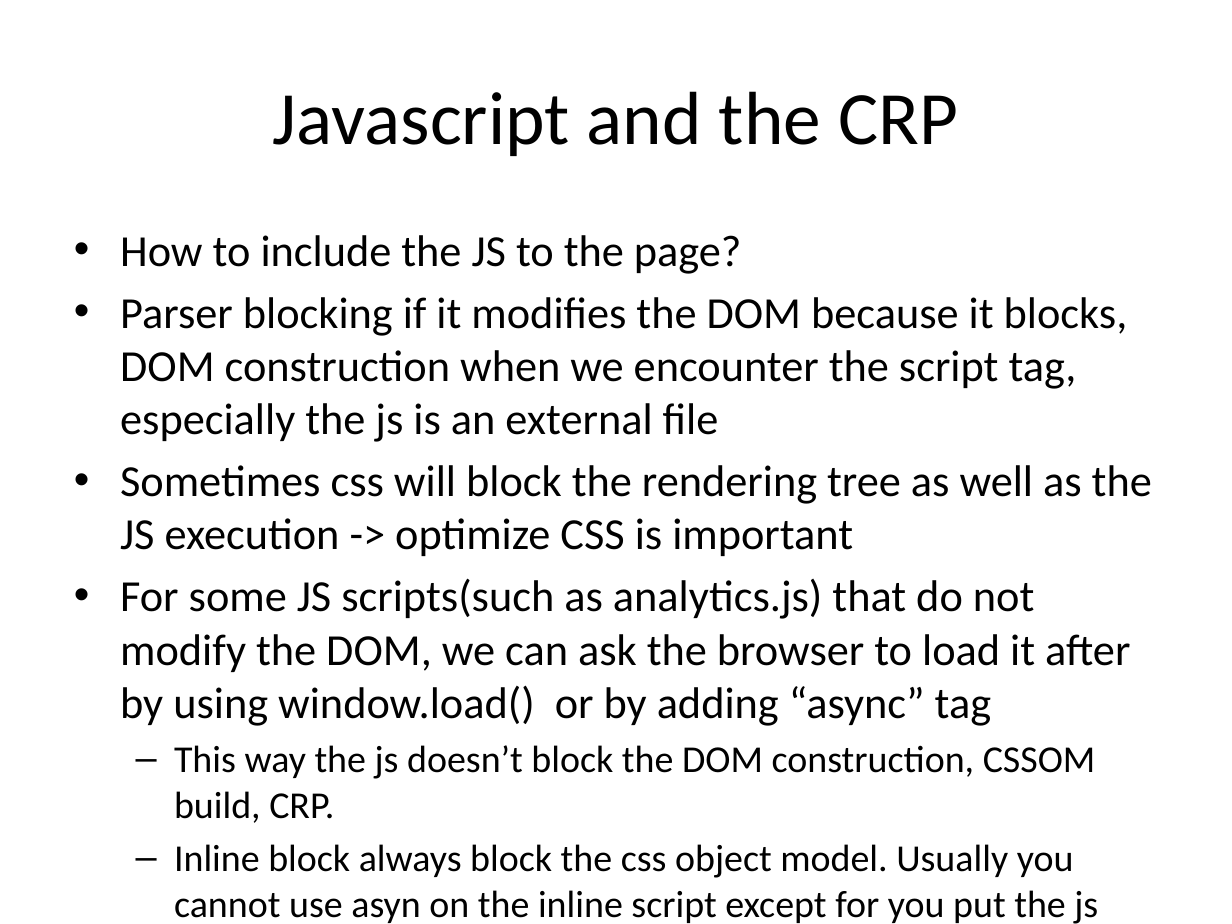
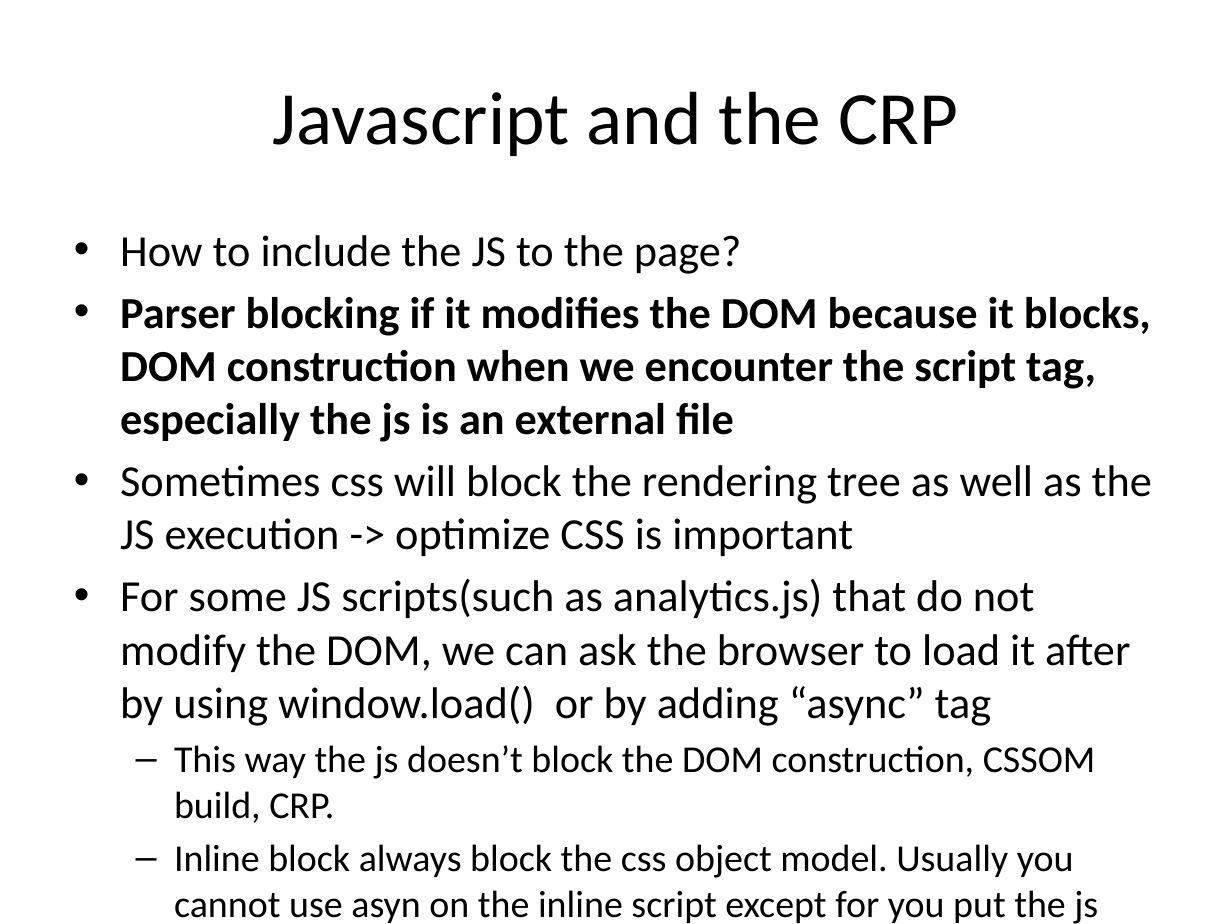
Before and after one commit to canaantt/canaantt.github.io, a slide deck: slide 6 of FE_P4/Techie_0224.pptx. Drawn at 1232x924 pixels with LibreOffice and Linux fonts; fonts in the diff are those of the drawing. Boxes give left, top, right and bottom in pixels: in the first picture for what was removed or moved away, otherwise in the second. Text is boxed around its words. In the diff, an @@ line names an element or a change of style, - is before the commit and + after.

```diff
--- a/FE_P4/Techie_0224.pptx
+++ b/FE_P4/Techie_0224.pptx
@@ text at <box>120,297,1151,442</box>: bold on in "Parser blocking if it modifies the DOM ..." @@
```
Also in this commit, not shown: 6 other slides changed.
